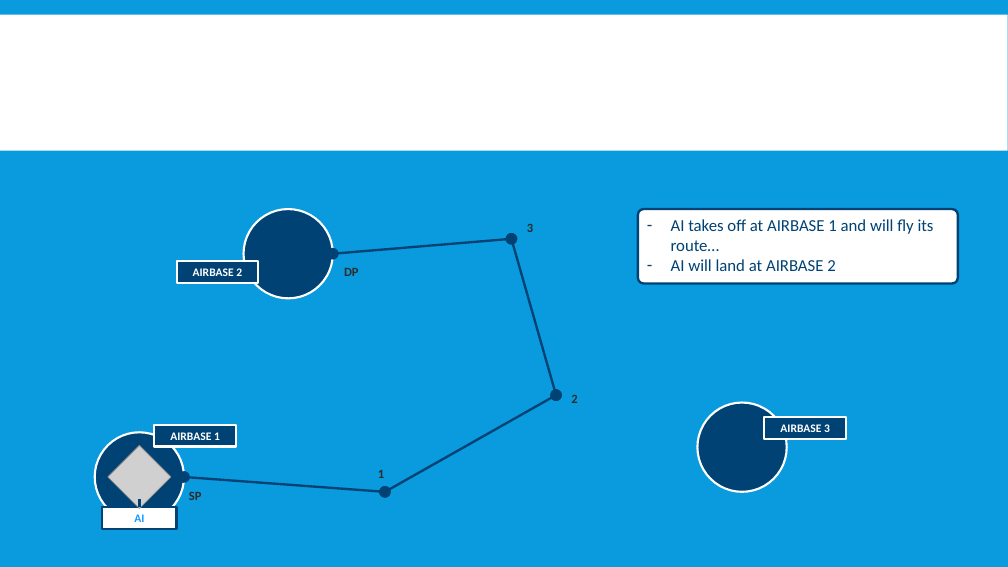
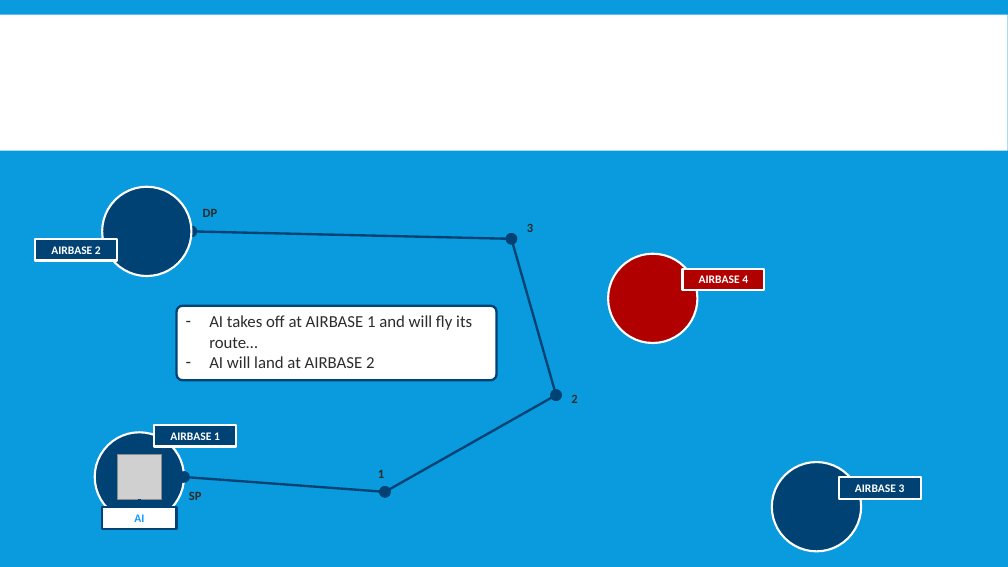
Before and after one commit to FlightControl-Master/MOOSE, a slide deck: slide 9 of Moose Training/Presentations/DCS World - MOOSE - AI Balancer.pptx (slide 8 before the commit). Drawn at 1008x567 pixels with LibreOffice and Linux fonts; fonts in the diff are those of the drawing; grey boxes stand for pictures; background and template pictures are left out. Boxes give left, top, right and bottom in pixels: in the first picture for what was removed or moved away, otherwise in the second. Text is boxed around its words. In the diff, an @@ line names an element or a change of style, - is before the commit and + after.

```diff
--- a/Moose Training/Presentations/DCS World - MOOSE - AI Balancer.pptx
+++ b/Moose Training/Presentations/DCS World - MOOSE - AI Balancer.pptx
@@ ellipse: place and size @@
-ellipse at [243,209,333,299]
+ellipse at [102,187,191,276]
@@ ellipse "DP": place and size @@
-ellipse "DP" at [333,261,370,284]
+ellipse "DP" at [191,202,228,225]
@@ rectangle "AIRBASE 2": place and size @@
-rectangle "AIRBASE 2" at [177,261,259,283]
+rectangle "AIRBASE 2" at [36,239,117,261]
@@ double arrow moved from (512, 239) - (333, 254) to (512, 239) - (191, 231) @@
@@ ellipse added at [608,254,697,343], fill #B00000, outline #FFFFFF 2 pt @@
@@ rectangle added at [683,268,765,290], fill #B00000, outline #FFFFFF 2 pt, 11 pt, text #FFFFFF, bold @@
+AIRBASE 4
@@ rounded rectangle "AI takes off at AIRBASE ...": place and size @@
-rounded rectangle "AI takes off at AIRBASE ..." at [638,209,958,284]
+rounded rectangle "AI takes off at AIRBASE ..." at [177,306,497,380]
@@ rounded rectangle "AI takes off at AIRBASE ..." at [177,306,497,380]: text colour #004274 to #2C2C2C @@
@@ picture at [117,454,162,499]: rotation 45 to 0 degrees @@
@@ ellipse: place and size @@
-ellipse at [698,402,787,492]
+ellipse at [772,462,861,551]
@@ rectangle "AIRBASE 3": place and size @@
-rectangle "AIRBASE 3" at [765,417,846,439]
+rectangle "AIRBASE 3" at [839,477,921,499]
```
Also in this commit, not shown: 11 other slides changed, 16 slides added, 12 slides removed, 31 other files.
